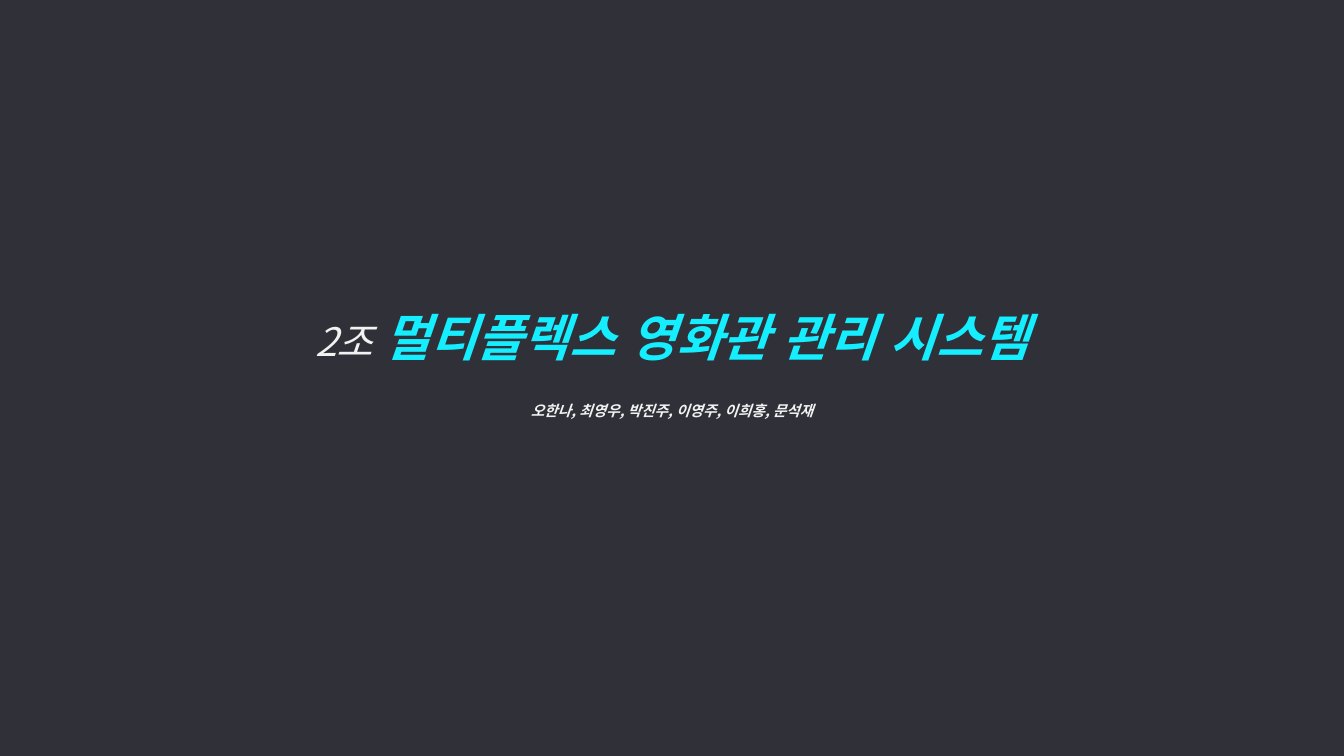
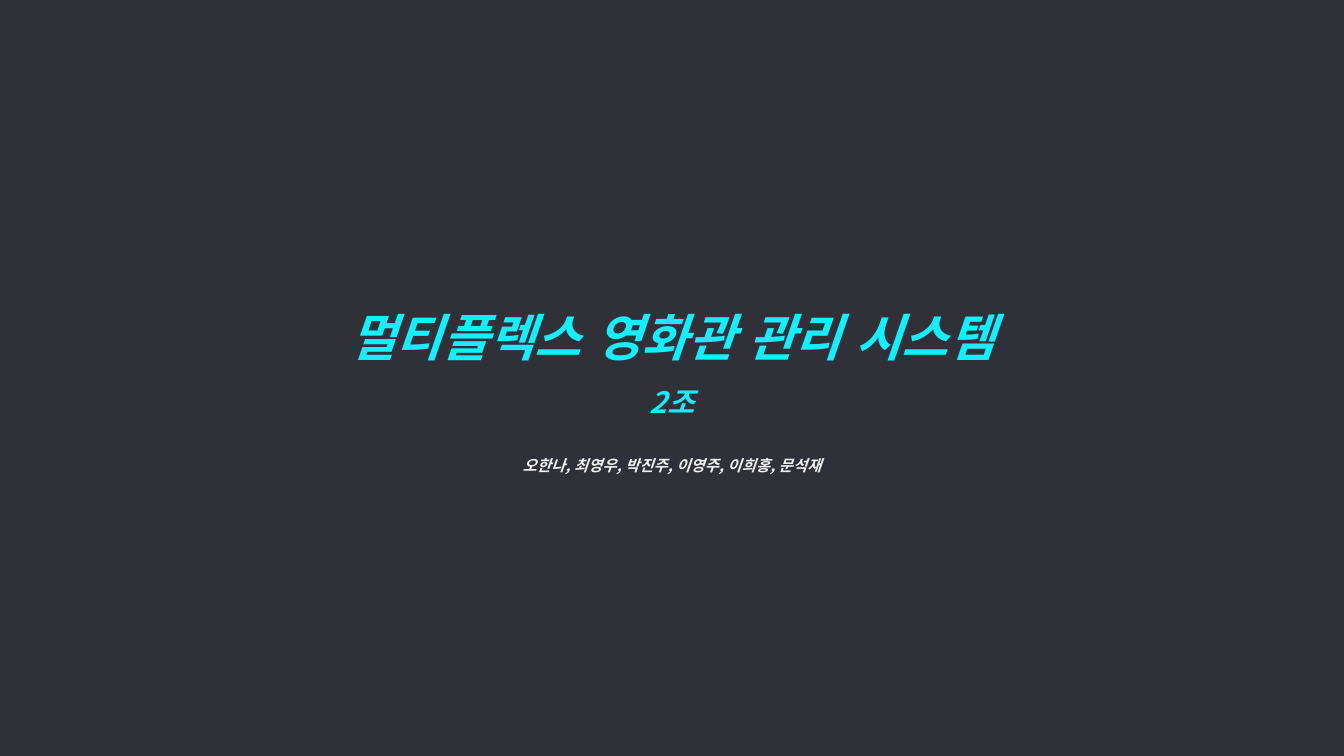
Before and after one commit to ywc-412/MultiplexTeamProject, a slide deck: slide 1 of 2조 시스템개요, 요구사항 정의.pptx. Drawn at 1344x756 pixels with LibreOffice and Linux fonts; fonts in the diff are those of the drawing. Boxes give left, top, right and bottom in pixels: in the first picture for what was removed or moved away, otherwise in the second. Text is boxed around its words. In the diff, an @@ line names an element or a change of style, - is before the commit and + after.

```diff
--- a/2조 시스템개요, 요구사항 정의.pptx
+++ b/2조 시스템개요, 요구사항 정의.pptx
@@ text at (349, 313, 994, 413): text changed @@
-2조 멀티플렉스 영화관 관리 시스템
+멀티플렉스 영화관 관리 시스템
+2조
@@ text at (523, 458, 822, 474): size 10.5 to 11 pt in "오한나, 최영우, 박진주, 이영주, 이희홍, 문석재" @@
```
Also in this commit, not shown: 5 other slides changed, 11 slides added, 1 other file.
